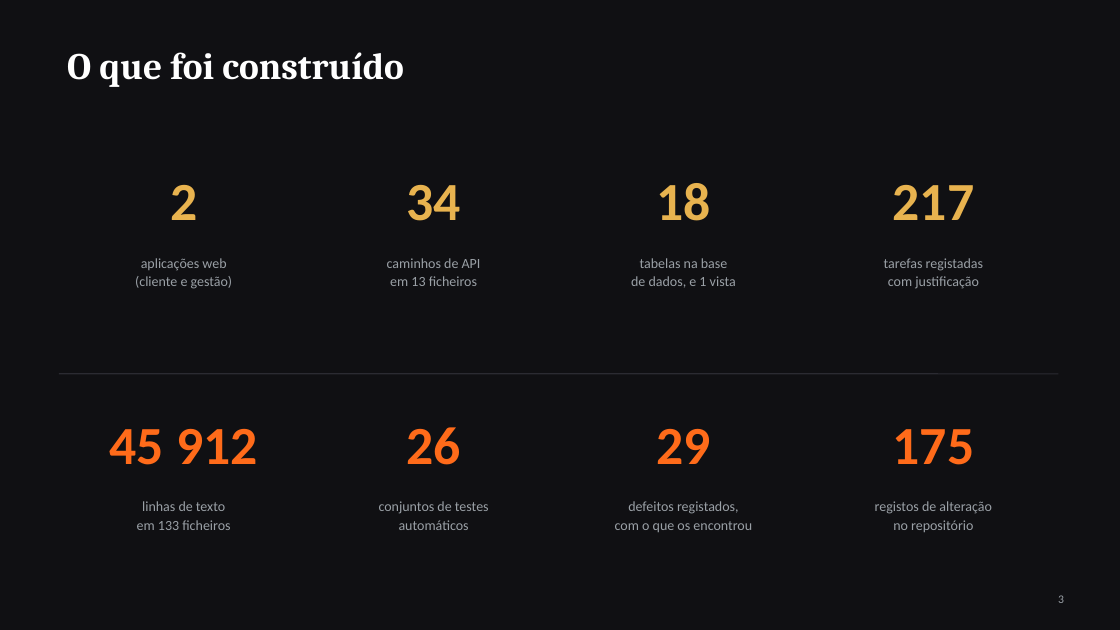
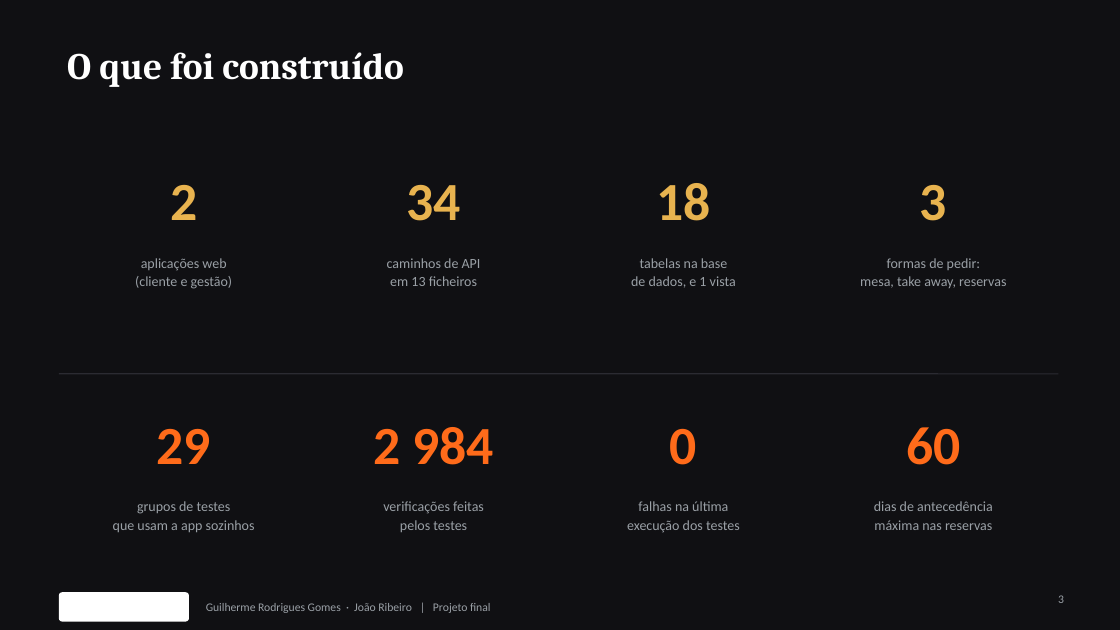
Before and after one commit to Azulindo/Projeto-Final, a slide deck: slide 3 of docs/apresentacao.pptx. Drawn at 1120x630 pixels with LibreOffice and Linux fonts; fonts in the diff are those of the drawing; background and template pictures are left out. Boxes give left, top, right and bottom in pixels: in the first picture for what was removed or moved away, otherwise in the second. Text is boxed around its words. In the diff, an @@ line names an element or a change of style, - is before the commit and + after.

Commit message:
Apresentacao: QR da mesa, logos, rodape e linguagem simples

```diff
--- a/docs/apresentacao.pptx
+++ b/docs/apresentacao.pptx
@@ text at <box>920,185,947,221</box>: text changed @@
-217
+3
@@ text at <box>860,258,1006,288</box>: text changed @@
-tarefas registadas
-com justificação
+formas de pedir:
+mesa, take away, reservas
@@ text at <box>157,429,211,464</box>: text changed @@
-45 912
+29
@@ text at <box>373,427,494,465</box>: text changed @@
-26
+2 984
@@ text at <box>670,428,697,465</box>: text changed @@
-29
+0
@@ text at <box>906,427,960,465</box>: text changed @@
-175
+60
@@ text at <box>113,501,255,532</box>: text changed @@
-linhas de texto
-em 133 ficheiros
+grupos de testes
+que usam a app sozinhos
@@ text at <box>383,501,484,532</box>: text changed @@
-conjuntos de testes
-automáticos
+verificações feitas
+pelos testes
@@ text at <box>627,501,740,533</box>: text changed @@
-defeitos registados,
-com o que os encontrou
+falhas na última
+execução dos testes
@@ text at <box>874,501,993,530</box>: text changed @@
-registos de alteração
-no repositório
+dias de antecedência
+máxima nas reservas
@@ rounded rectangle added at <box>59,592,189,622</box>, fill #FFFFFF @@
@@ text added at <box>206,603,490,613</box>, 10 pt, text #9AA0A6 @@
+Guilherme Rodrigues Gomes · João Ribeiro | Projeto final
```
Also in this commit, not shown: 15 other slides changed, 1 slide added.
